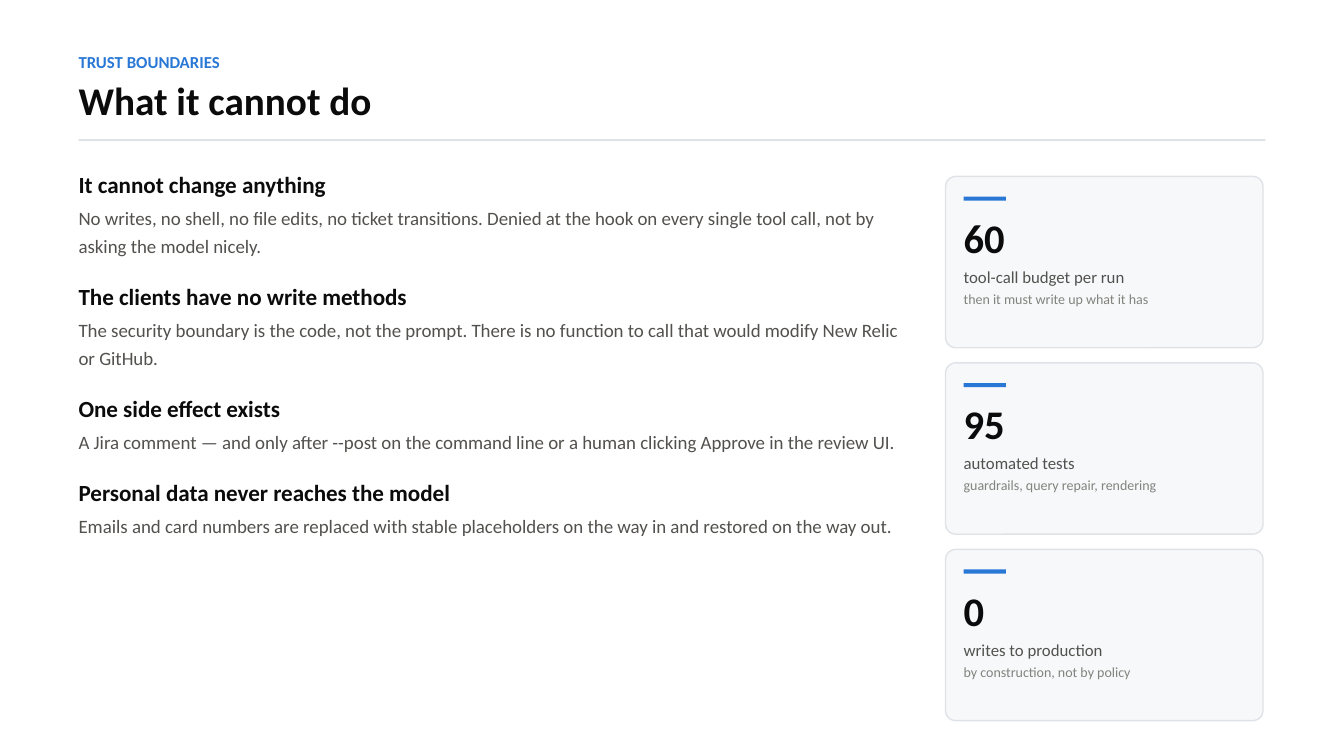
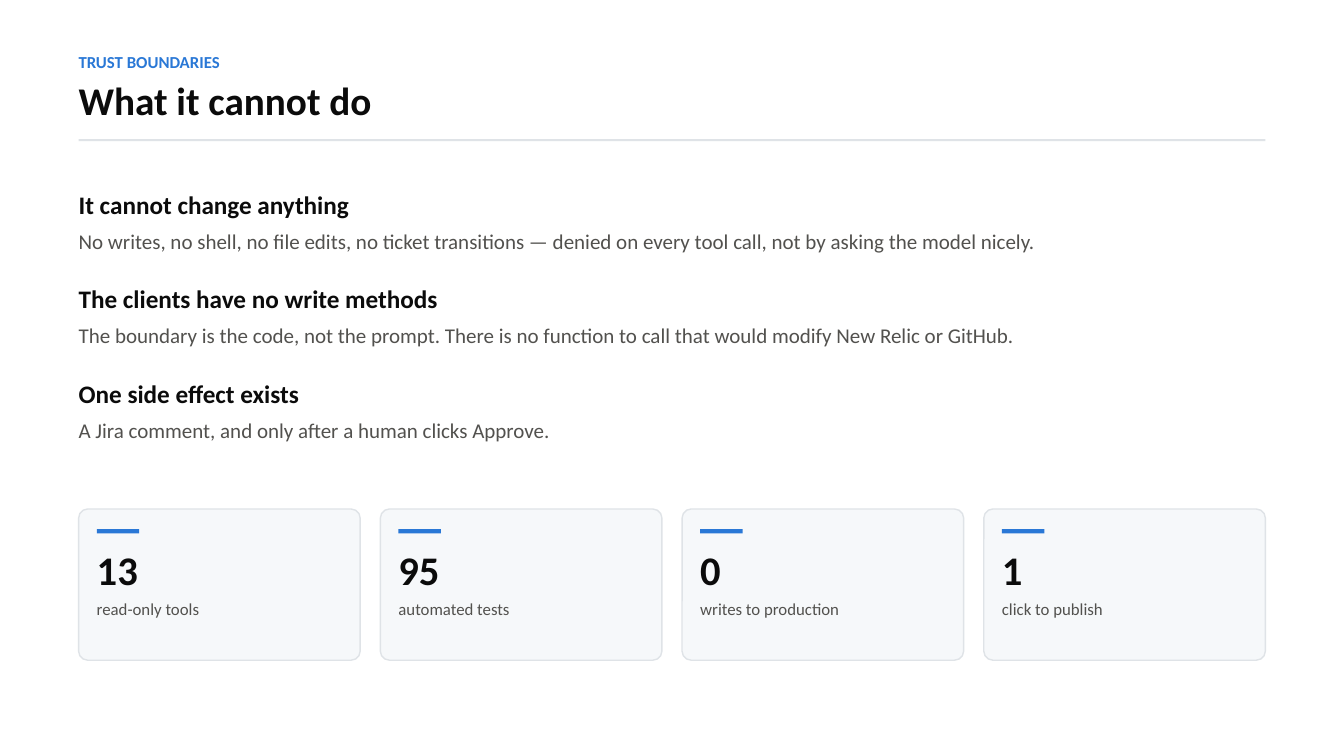
Before and after one commit to khushi-g25/Incident_IQ, a slide deck: slide 5 of docs/Incident_IQ.pptx (slide 7 before the commit). Drawn at 1344x756 pixels with LibreOffice and Linux fonts; fonts in the diff are those of the drawing. Boxes give left, top, right and bottom in pixels: in the first picture for what was removed or moved away, otherwise in the second. Text is boxed around its words. In the diff, an @@ line names an element or a change of style, - is before the commit and + after.

```diff
--- a/docs/Incident_IQ.pptx
+++ b/docs/Incident_IQ.pptx
@@ text at (x1=79, y1=196, x2=437, y2=404): size 16.5 to 18 pt in "It cannot change anything", "The clients have no write methods", "One side effect exists" @@
@@ text "It cannot change anything" moved from (x1=79, y1=176, x2=898, y2=536) to (x1=79, y1=196, x2=1034, y2=442) @@
@@ text at (x1=79, y1=234, x2=1034, y2=253): text changed; size 13.5 to 15 pt @@
-No writes, no shell, no file edits, no ticket transitions. Denied at the hook on every single tool call, not by asking the model nicely.
+No writes, no shell, no file edits, no ticket transitions — denied on every tool call, not by asking the model nicely.
@@ text removed at (x1=964, y1=225, x2=1148, y2=306) @@
-60
-tool-call budget per run
-then it must write up what it has
@@ text at (x1=79, y1=328, x2=1013, y2=347): text changed; size 13.5 to 15 pt @@
-The security boundary is the code, not the prompt. There is no function to call that would modify New Relic or GitHub.
+The boundary is the code, not the prompt. There is no function to call that would modify New Relic or GitHub.
@@ text at (x1=79, y1=423, x2=549, y2=442): text changed; size 13.5 to 15 pt @@
-A Jira comment — and only after --post on the command line or a human clicking Approve in the review UI.
-Personal data never reaches the model
-Emails and card numbers are replaced with stable placeholders on the way in and restored on the way out.
+A Jira comment, and only after a human clicks Approve.
@@ rounded rectangle resized from (x1=946, y1=176, x2=1263, y2=348) to (x1=79, y1=509, x2=360, y2=660) @@
@@ rounded rectangle resized from (x1=946, y1=363, x2=1263, y2=534) to (x1=380, y1=509, x2=661, y2=660) @@
@@ rounded rectangle resized from (x1=946, y1=549, x2=1263, y2=721) to (x1=683, y1=509, x2=964, y2=660) @@
@@ text at (x1=964, y1=480, x2=1156, y2=493): paragraph removed @@
-guardrails, query repair, rendering
@@ rounded rectangle added at (x1=984, y1=509, x2=1265, y2=660), fill #F6F8FA, outline #DFE3E7 1 pt @@
@@ rectangle moved from (x1=964, y1=197, x2=1006, y2=201) to (x1=97, y1=529, x2=139, y2=533) @@
@@ rectangle moved from (x1=964, y1=383, x2=1006, y2=387) to (x1=398, y1=529, x2=441, y2=533) @@
@@ rectangle moved from (x1=964, y1=570, x2=1006, y2=574) to (x1=701, y1=529, x2=743, y2=533) @@
@@ rectangle added at (x1=1002, y1=529, x2=1045, y2=533), fill #2A78D6 @@
@@ text added at (x1=97, y1=558, x2=200, y2=618), 12 pt, text #52514E @@
+13
+read-only tools
@@ text "95" moved from (x1=964, y1=412, x2=1156, y2=493) to (x1=398, y1=558, x2=509, y2=615) @@
@@ text "0" moved from (x1=964, y1=599, x2=1130, y2=679) to (x1=700, y1=558, x2=839, y2=618) @@
@@ text added at (x1=1002, y1=558, x2=1102, y2=618), 12 pt, text #52514E @@
+1
+click to publish
@@ text at (x1=964, y1=667, x2=1130, y2=679): paragraph removed @@
-by construction, not by policy
```
Also in this commit, not shown: 3 other slides changed, 8 slides removed, 2 other files.
